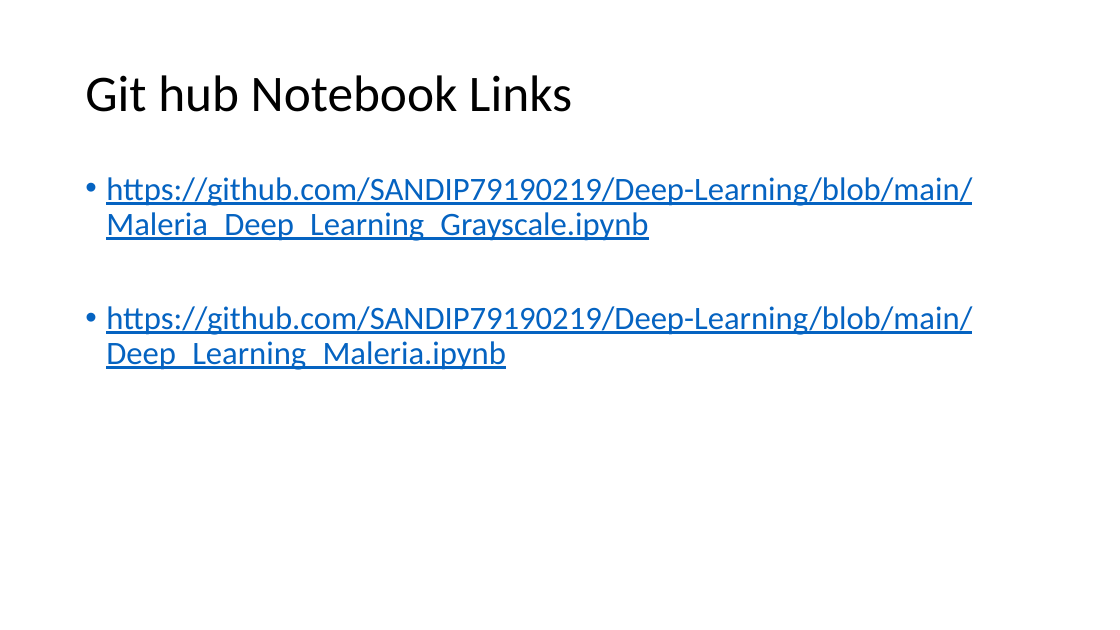
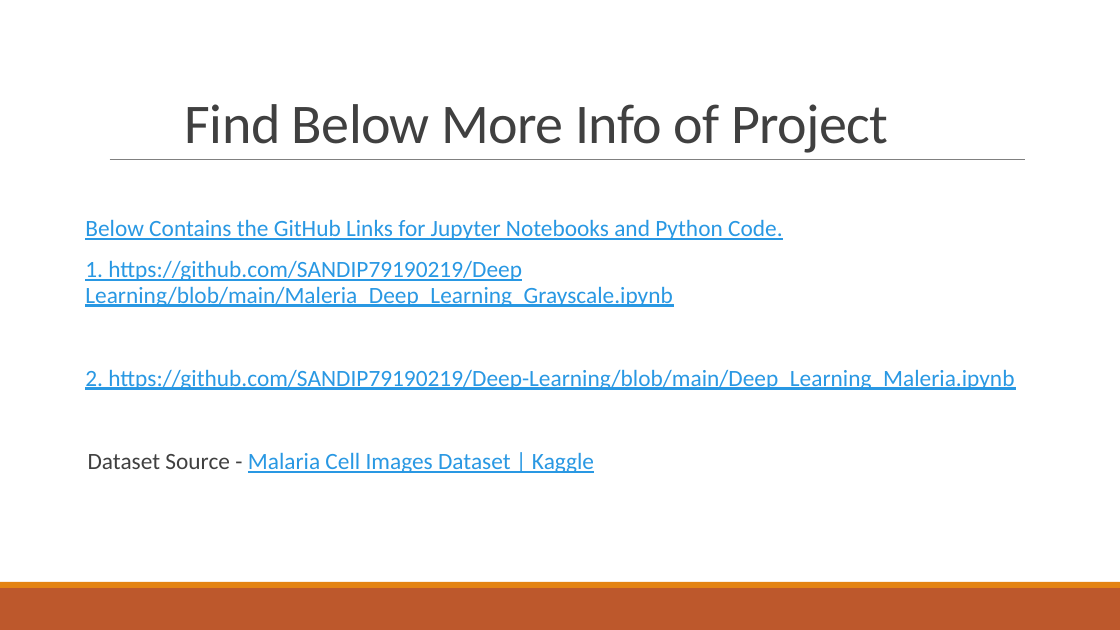
Before and after one commit to SANDIP79190219/Deep-Learning, a slide deck: slide 13 of Capstone Project 2.pptx (slide 4 before the commit). Drawn at 1120x630 pixels with LibreOffice and Linux fonts; fonts in the diff are those of the drawing. Boxes give left, top, right and bottom in pixels: in the first picture for what was removed or moved away, otherwise in the second. Text is boxed around its words. In the diff, an @@ line names an element or a change of style, - is before the commit and + after.

```diff
--- a/Capstone Project 2.pptx
+++ b/Capstone Project 2.pptx
@@ title removed at box(85, 75, 572, 112) @@
-Git hub Notebook Links
@@ title added at box(185, 104, 888, 153), 48 pt, text #404040 @@
+Find Below More Info of Project
@@ line added from (110, 160) to (1026, 160), #808080 0.5 pt @@
@@ text at box(85, 219, 1014, 473): text changed; size 28 to 20 pt; text colour #0563C1 to #2998E3 @@
-• https://github.com/SANDIP79190219/Deep-Learning/blob/main/Maleria_Deep_Learning_Grayscale.ipynb
-• https://github.com/SANDIP79190219/Deep-Learning/blob/main/Deep_Learning_Maleria.ipynb
+  Below Contains the GitHub Links for Jupyter Notebooks and Python Code.
+  1. https://github.com/SANDIP79190219/Deep Learning/blob/main/Maleria_Deep_Learning_Grayscale.ipynb
+  2. https://github.com/SANDIP79190219/Deep-Learning/blob/main/Deep_Learning_Maleria.ipynb
+Dataset Source - Malaria Cell Images Dataset | Kaggle
@@ rectangle added at box(0, 588, 1120, 630), fill #BD582C @@
@@ rectangle added at box(0, 582, 1120, 588), fill #E48312 @@
```
Also in this commit, not shown: 12 slides added, 3 slides removed, 6 other files.
